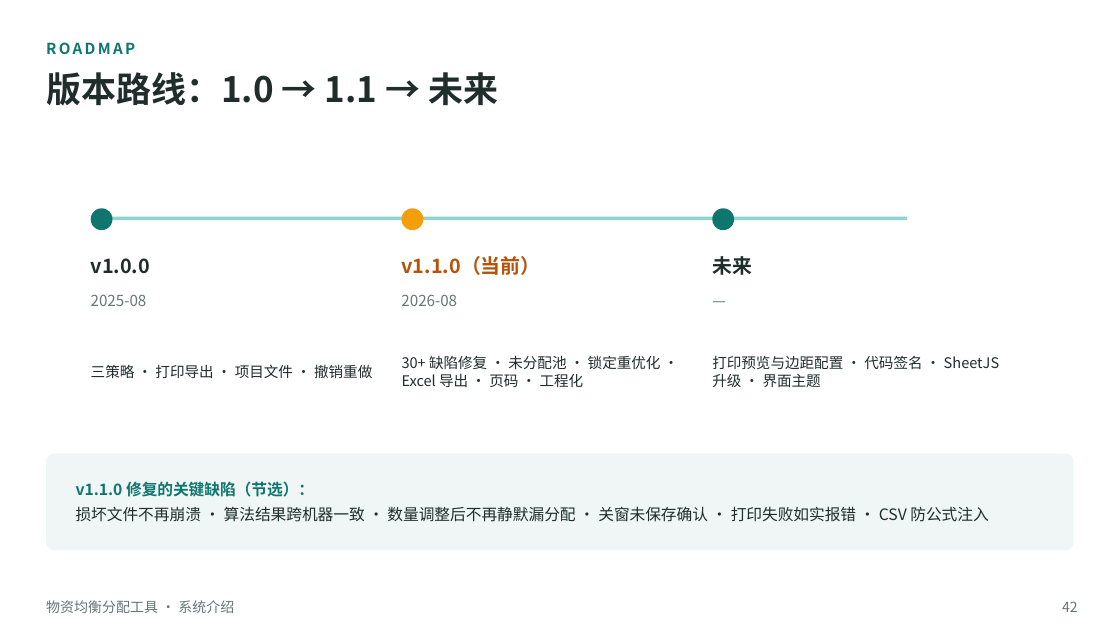
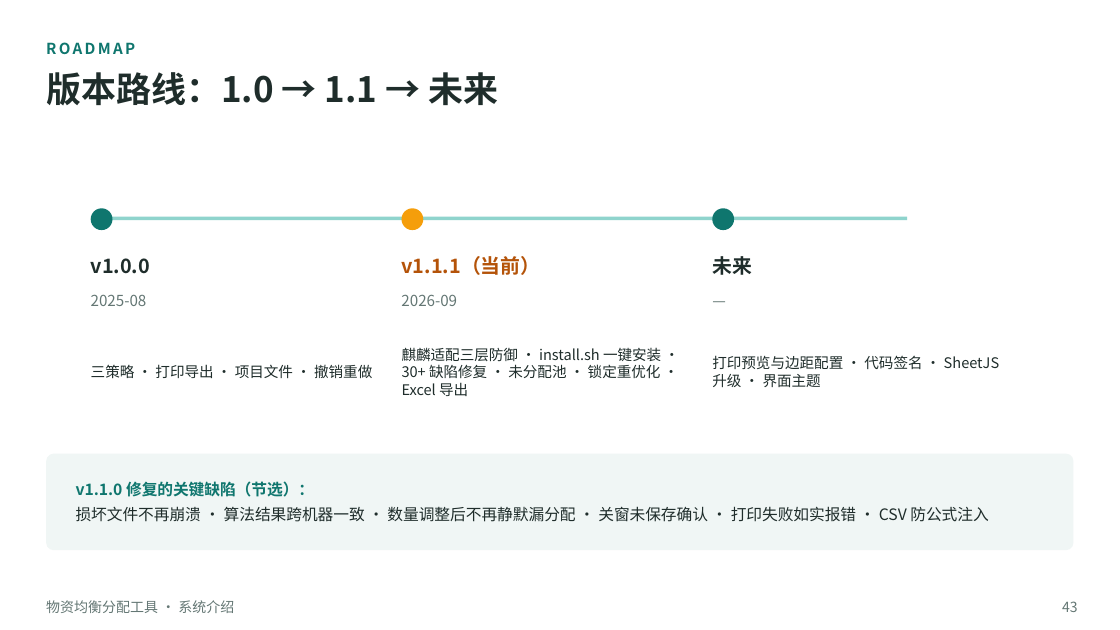
Before and after one commit to lzh745200/material-balancer, a slide deck: slide 43 of docs/系统介绍.pptx (slide 42 before the commit). Drawn at 1120x630 pixels with LibreOffice and Linux fonts; fonts in the diff are those of the drawing. Boxes give left, top, right and bottom in pixels: in the first picture for what was removed or moved away, otherwise in the second. Text is boxed around its words. In the diff, an @@ line names an element or a change of style, - is before the commit and + after.

Commit message:
docs: 文档全面更新至 v1.1.1 + 系统介绍 PPT 重制（44 页）
- 新增 docs/使用手册.md：面向使用者的完整手册——双平台安装
  （Windows SmartScreen 说明 / 麒麟 install.sh 与 deb 命令行）、五步上手、
  全功能详解（策略/拖拽/锁定/排除/未分配池/方案历史/统计）、
  导入导出格式、快捷键、数据与备份、8 条 FAQ、已知限制
- docs/项目文件结构说明.md 同步 v1.1.1：补 build/ 打包钩子三文件、
  docs/ 目录、98 个测试分布、「改哪儿」速查表新增 Linux 打包与 PPT 条目
- docs/系统介绍.pptx 重制为 44 页：封面/关键数字/版本路线更新至 v1.1.1，
  新增「麒麟 V10 适配：三层防御」专页，测试分布图（23/37/32/6）与
  代码构成环图（约 6000 行）按实测刷新
- PPT 构建脚本收入仓库 scripts/build-ppt.cjs（npm run ppt 可复现），
  pptxgenjs 转为 devDependency；README 文档导航与目录树同步

```diff
--- a/docs/系统介绍.pptx
+++ b/docs/系统介绍.pptx
@@ text at <box>401,256,540,275</box>: text changed @@
-v1.1.0（当前）
+v1.1.1（当前）
@@ text at <box>401,294,457,306</box>: text changed @@
-2026-08
+2026-09
@@ text at <box>402,347,661,396</box>: text changed @@
-30+ 缺陷修复 · 未分配池 · 锁定重优化 · Excel 导出 · 页码 · 工程化
+麒麟适配三层防御 · install.sh 一键安装 · 30+ 缺陷修复 · 未分配池 · 锁定重优化 · Excel 导出
@@ text at <box>1062,601,1078,612</box>: text changed @@
-42
+43
```
Also in this commit, not shown: 11 other slides changed, 1 slide added, 7 other files.
